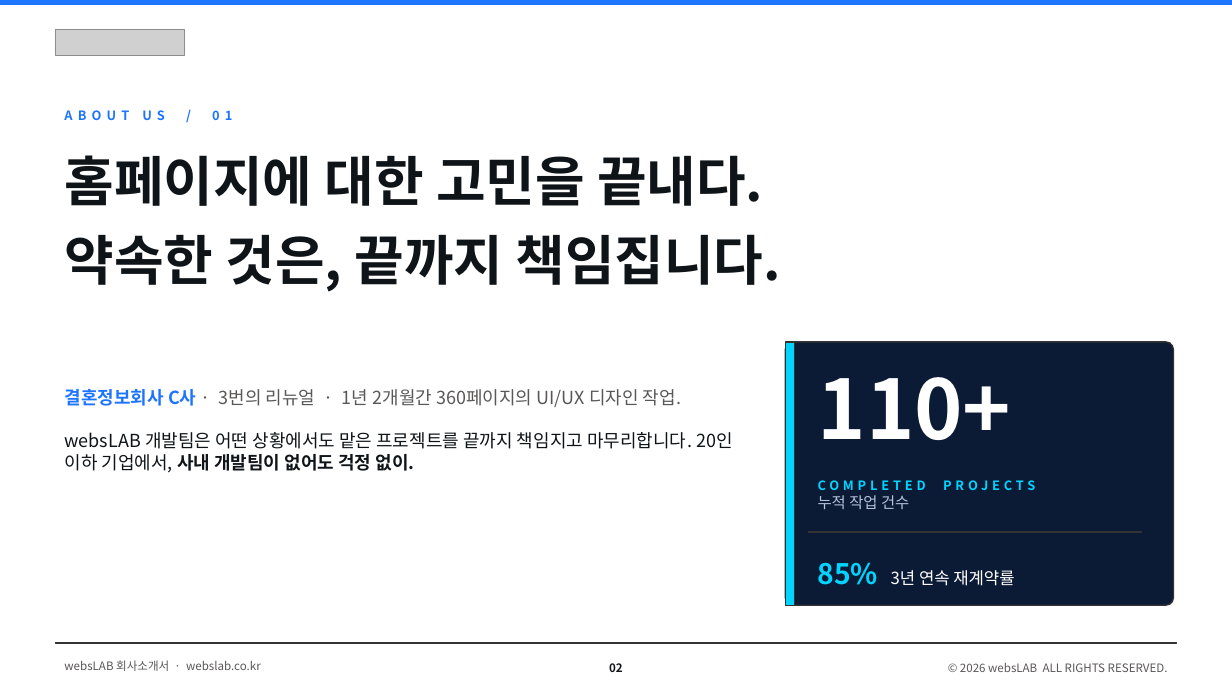
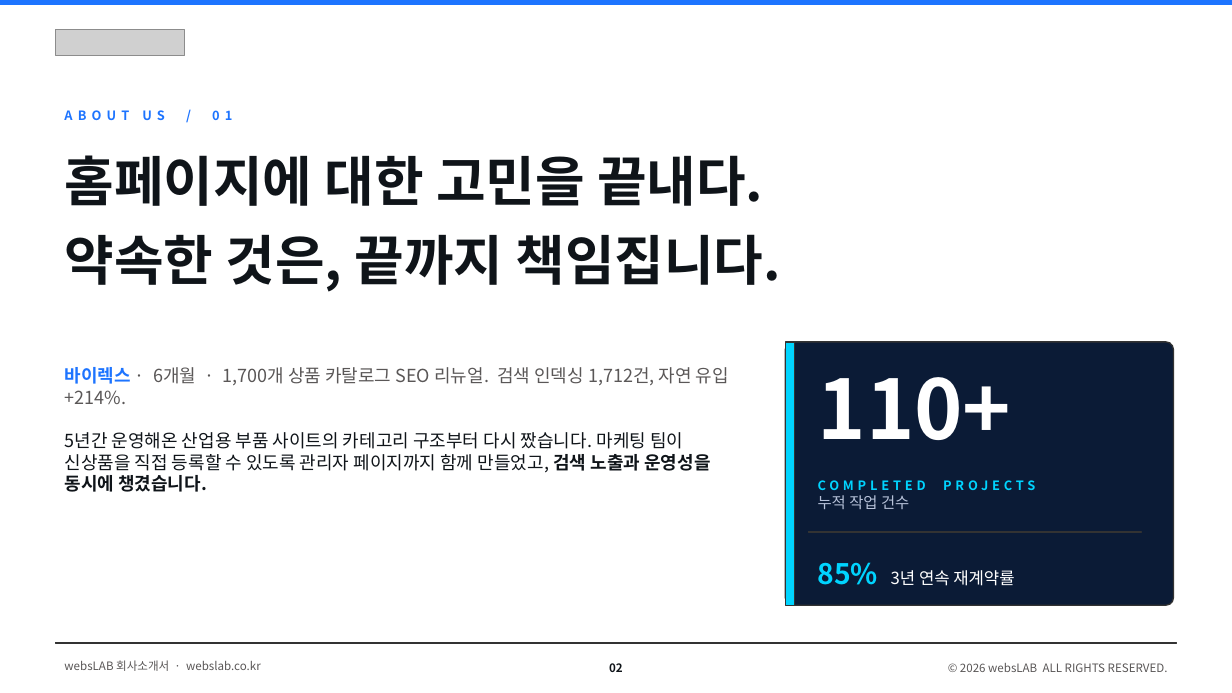
Before and after one commit to hamudo271/webslab.com, a slide deck: slide 2 of public/files/websLAB-brochure.pptx. Drawn at 1232x693 pixels with LibreOffice and Linux fonts; fonts in the diff are those of the drawing; grey boxes stand for pictures. Boxes give left, top, right and bottom in pixels: in the first picture for what was removed or moved away, otherwise in the second. Text is boxed around its words. In the diff, an @@ line names an element or a change of style, - is before the commit and + after.

```diff
--- a/public/files/websLAB-brochure.pptx
+++ b/public/files/websLAB-brochure.pptx
@@ text at [64, 367, 729, 492]: text changed @@
-결혼정보회사 C사 · 3번의 리뉴얼 · 1년 2개월간 360페이지의 UI/UX 디자인 작업.
-websLAB 개발팀은 어떤 상황에서도 맡은 프로젝트를 끝까지 책임지고 마무리합니다. 20인 이하 기업에서, 사내 개발팀이 없어도 걱정 없이.
+바이렉스 · 6개월 · 1,700개 상품 카탈로그 SEO 리뉴얼. 검색 인덱싱 1,712건, 자연 유입 +214%.
+5년간 운영해온 산업용 부품 사이트의 카테고리 구조부터 다시 짰습니다. 마케팅 팀이 신상품을 직접 등록할 수 있도록 관리자 페이지까지 함께 만들었고, 검색 노출과 운영성을 동시에 챙겼습니다.
```
Also in this commit, not shown: 2 other files.
